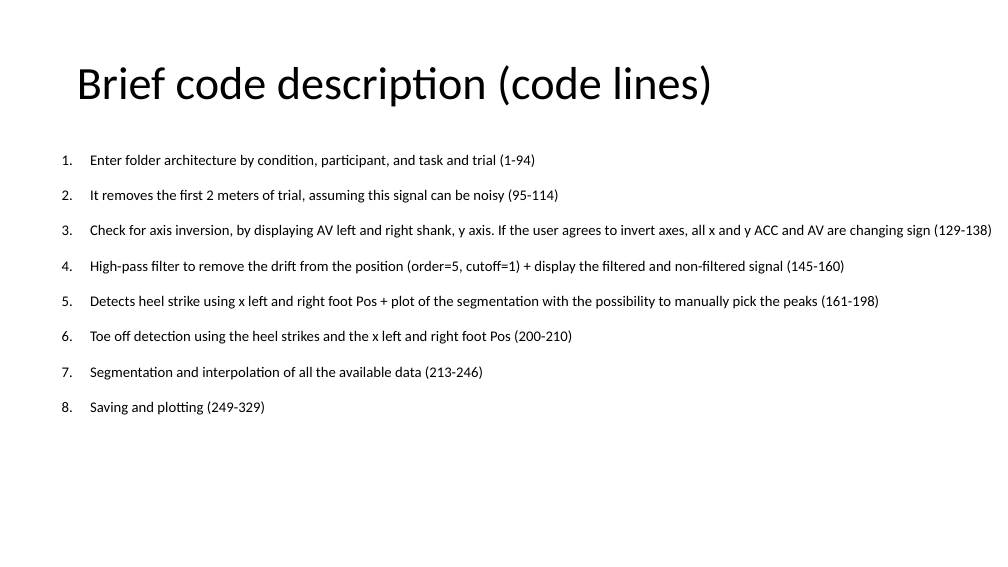
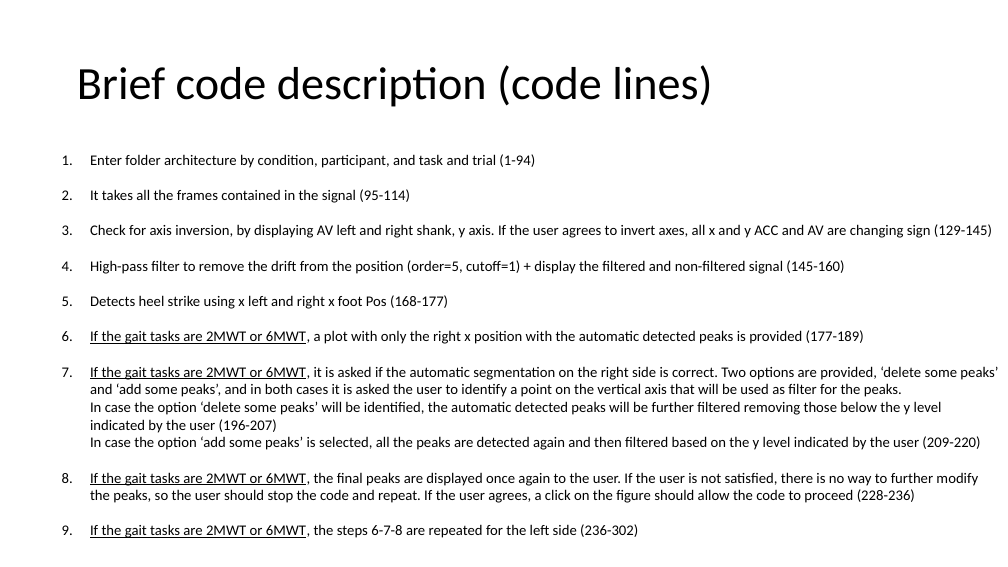
Before and after one commit to xKA1Z0x/IMU-Clinical-Parameter-Extraction, a slide deck: slide 3 of Gait segmentation/Segmentation.pptx. Drawn at 1008x567 pixels with LibreOffice and Linux fonts; fonts in the diff are those of the drawing. Boxes give left, top, right and bottom in pixels: in the first picture for what was removed or moved away, otherwise in the second. Text is boxed around its words. In the diff, an @@ line names an element or a change of style, - is before the commit and + after.

```diff
--- a/Gait segmentation/Segmentation.pptx
+++ b/Gait segmentation/Segmentation.pptx
@@ text at (90,189,992,238): text changed @@
-2. It removes the first 2 meters of trial, assuming this signal can be noisy (95-114)
-3. Check for axis inversion, by displaying AV left and right shank, y axis. If the user agrees to invert axes, all x and y ACC and AV are changing sign (129-138)
+2. It takes all the frames contained in the signal (95-114)
+3. Check for axis inversion, by displaying AV left and right shank, y axis. If the user agrees to invert axes, all x and y ACC and AV are changing sign (129-145)
@@ text at (90,295,998,538): text changed @@
-5. Detects heel strike using x left and right foot Pos + plot of the segmentation with the possibility to manually pick the peaks (161-198)
-6. Toe off detection using the heel strikes and the x left and right foot Pos (200-210)
-7. Segmentation and interpolation of all the available data (213-246)
-8. Saving and plotting (249-329)
+5. Detects heel strike using x left and right x foot Pos (168-177)
+6. If the gait tasks are 2MWT or 6MWT, a plot with only the right x position with the automatic detected peaks is provided (177-189)
+7. If the gait tasks are 2MWT or 6MWT, it is asked if the automatic segmentation on the right side is correct. Two options are provided, ‘delete some peaks’ and ‘add some peaks’, and in both cases it is asked the user to identify a point on the vertical axis that will be used as filter for the peaks.
+   In case the option ‘delete some peaks’ will be identified, the automatic detected peaks will be further filtered removing those below the y level indicated by the user (196-207)
+   In case the option ‘add some peaks’ is selected, all the peaks are detected again and then filtered based on the y level indicated by the user (209-220)
+8. If the gait tasks are 2MWT or 6MWT, the final peaks are displayed once again to the user. If the user is not satisfied, there is no way to further modify the peaks, so the user should stop the code and repeat. If the user agrees, a click on the figure should allow the code to proceed (228-236)
+9. If the gait tasks are 2MWT or 6MWT, the steps 6-7-8 are repeated for the left side (236-302)
```
Also in this commit, not shown: 1 other slide changed, 1 slide added.
